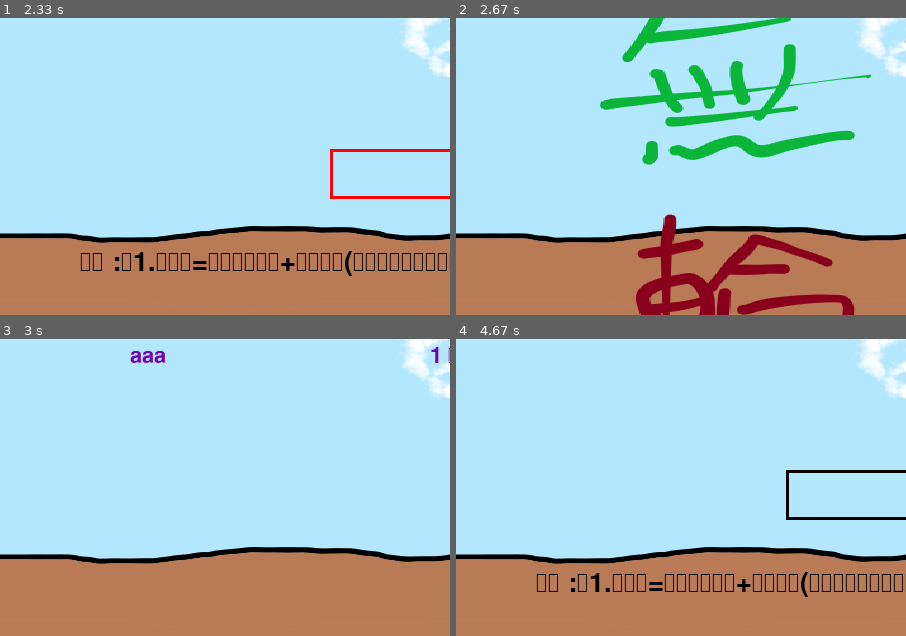
Above: before the commit, frames 1-4 (two rows, left to right).
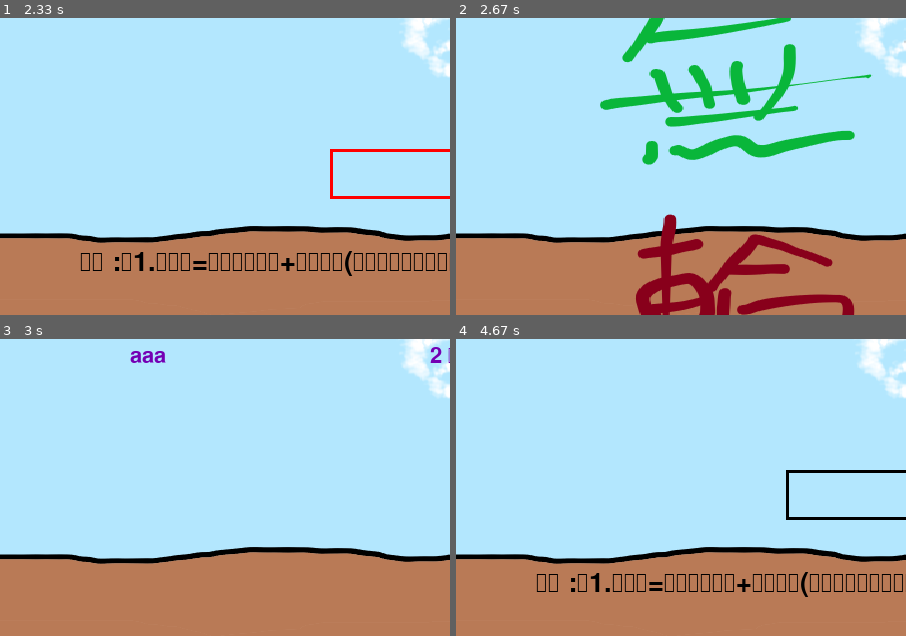
Above: after the commit, the same moments.

Repository: razersword21/pygame-card
Game: pygame game, started from main.py
The game is run twice, just before and just after one commit, with the same random seed, the same clock (stepped at 60 frames per second) and the same inputs.
Inputs (mouse positions are % of the whole screen's width and height, from its top left):
- Up to frame 1 (2.33 s): press the mouse at (37, 95) at 0.37 s; move the mouse to (28, 84) at 0.47 s; release the mouse at (19, 73) at 0.6 s; press the mouse at (50, 49) at 0.7 s; move the mouse to (32, 64) at 0.8 s; release the mouse at (15, 79) at 0.93 s; click (37, 56) at 1.05 s; press the mouse at (50, 49) at 1.37 s; move the mouse to (49, 68) at 1.47 s; release the mouse at (48, 86) at 1.6 s; click (60, 71) at 1.72 s; press the mouse at (50, 49) at 2.03 s; move the mouse to (64, 68) at 2.13 s; release the mouse at (78, 86) at 2.27 s
- Up to frame 2 (2.67 s): tap Enter at 2.33 s
- Up to frame 3 (3 s): press the mouse at (48, 95) at 2.7 s; move the mouse to (54, 65) at 2.8 s; release the mouse at (60, 35) at 2.93 s
- Up to frame 4 (4.67 s): press the mouse at (93, 95) at 3.03 s; move the mouse to (56, 73) at 3.13 s; release the mouse at (20, 50) at 3.27 s; press the mouse at (48, 95) at 3.37 s; move the mouse to (41, 88) at 3.47 s; release the mouse at (33, 81) at 3.6 s; click "返回" at 4.22 s; press the mouse at (37, 95) at 4.53 s; move the mouse to (60, 54) at 4.63 s
The pictures show only the part of the screen within x 2-52%, y 23-73%; the shares and areas given below are measured in that part.

Frames 1-2 are identical in both runs. In frame 3, less than 0.1% of the frame differs, in the area x 95-99%, y 2-9%; in frame 4, nothing differs.

Commit message:
dev update

Diff:
--- a/main.py
+++ b/main.py
@@ -1,6 +1,7 @@
 import pygame,sys
 import pygame.locals
 import keyboard
+import ctypes
 
 from src.objects import *
 from src.card_process import *
@@ -25,6 +26,11 @@
     show_intro = True
     enemy = Enemy(params.init_max_hp,params.init_max_de,params.init_max_magic)
     main_role = Main_role(params.init_max_hp,params.init_max_de,params.init_max_magic,params.money)
+
+    user32 = ctypes.windll.user32
+    curr_locale = user32.GetKeyboardLayout(0)
+    Locale_CHINESE = 0x0804
+    Locale_ENGLISH = 0x0409
 
     while show_intro:
         win.blit(intro.bg_big, intro.rect)
@@ -51,13 +57,14 @@
             if event.type == pygame.MOUSEBUTTONDOWN:
                 pos = pygame.mouse.get_pos()
                 if start_btn.collidepoint(pos):
-                    keyboard.send('alt+shift')
+                    if curr_locale == Locale_CHINESE:
+                        keyboard.send('alt+shift')
                     input_name(win,main_role)
                     if len(main_role.name) > 0:
                         GAME_CONTROL = True
+                        game_(win,all_font,GAME_CONTROL,main_role,enemy)
+                    if curr_locale == Locale_ENGLISH:
                         keyboard.send('alt+shift')
-                        game_(win,all_font,GAME_CONTROL,main_role,enemy)
-                    # keyboard.send('shift')
                 if rank_btn.collidepoint(pos):
                     rank_page(win)
                 if quit_btn.collidepoint(pos):
--- a/source/rankings.json
+++ b/source/rankings.json
@@ -1 +1 @@
-[{"name": "aaa", "score": "1"}]
+[{"name": "aaa", "score": "2"}]
--- a/src/input_name.py
+++ b/src/input_name.py
@@ -1,4 +1,5 @@
 import pygame,sys
+
 from src.objects import *
 from src.params import *
 
--- a/src/shop.py
+++ b/src/shop.py
@@ -22,7 +22,7 @@
         pygame.draw.rect(win, WHITE , choose_btn2)
         choose_btn3 = pygame.Rect(650, 240, 200, 300)
         pygame.draw.rect(win, WHITE , choose_btn3)
-        rerurn_btn1 = pygame.Rect(790, 555, 70, 30)
+        rerurn_btn1 = pygame.Rect(790, 555, 100, 30)
         pygame.draw.rect(win, RED , rerurn_btn1)
         rerurn_text = font_list[0].render("Rerurn", True, BLACK)
         win.blit(rerurn_text, (795, 560))
--- a/src/win_page.py
+++ b/src/win_page.py
@@ -35,7 +35,7 @@
                     chose_buff,add_value,new_card,main_role = choose_(win,font_list,rounds,main_role)
                 if shop_btn.collidepoint(pos):
                     main_role = shop(win,font_list,main_role)
-                if next_rounds_btn.collidepoint(pos) and (new_card != None ):
+                if next_rounds_btn.collidepoint(pos):
                     show_win_surface = False
 
         pygame.display.update()
